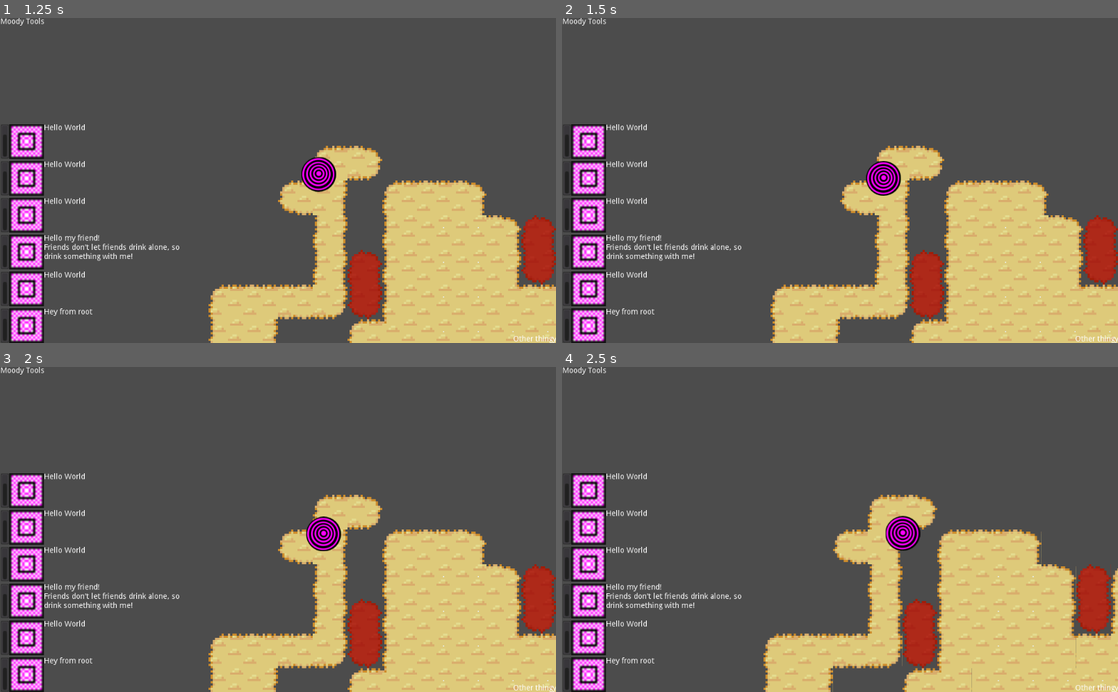
Above: before the commit, frames 1-4 (two rows, left to right).
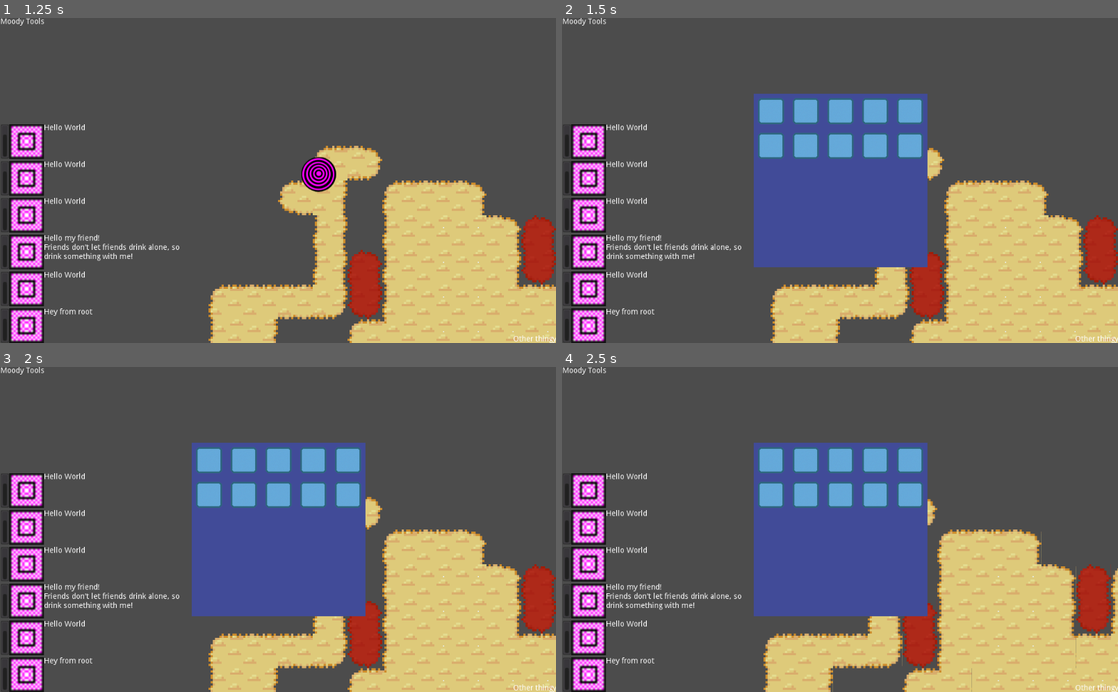
Above: after the commit, the same moments.

Repository: xFrednet/moody-tools
Game: Godot game, scene res://in_game.tscn
The game is run twice, just before and just after one commit, with the same random seed, the same clock (stepped at 60 frames per second) and the same inputs.
Inputs:
- Up to frame 1 (1.25 s): hold D (right) from 0.53 s (still down)
- Up to frame 2 (1.5 s): release D (right) at 1.28 s; hold E (open_backpack, bound only after the commit) from 1.28 s (still down)
- Up to frame 3 (2 s): keep holding E (open_backpack, bound only after the commit)
- Up to frame 4 (2.5 s): release E (open_backpack, bound only after the commit) at 2.03 s; hold D (right) from 2.03 s (still down)

Frame 1 is identical in both runs. In frame 2, 17% of the frame differs, in the area x 34-66%, y 23-77%; in frame 3, 17%; in frame 4, 17%.

Commit message:
This GUI is some other form of art

Diff:
--- a/player/equipment.gd
+++ b/player/equipment.gd
@@ -15,7 +15,8 @@
 # boots
 #
 func set_boots(boots: Boots) -> void:
-	remove_child(self.boots)
+	if (self.boots != null):
+		remove_child(self.boots)
 	self.boots = boots
 	add_child(boots)
 
@@ -26,7 +27,8 @@
 # pants
 #
 func set_pants(pants: Tool) -> void:
-	remove_child(self.boots)
+	if (self.pants != null):
+		remove_child(self.pants)
 	self.pants = pants
 	add_child(pants)
 
@@ -37,7 +39,8 @@
 # shirt
 #
 func set_shirt(shirt: Tool) -> void:
-	remove_child(self.pants)
+	if (self.shirt != null):
+		remove_child(self.shirt)
 	self.shirt = shirt
 	add_child(shirt)
 
@@ -48,7 +51,8 @@
 # helmet
 #
 func set_helmet(helmet: Tool) -> void:
-	remove_child(self.shirt)
+	if (self.helmet != null):
+		remove_child(self.helmet)
 	self.helmet = helmet
 	add_child(helmet)
 
@@ -59,9 +63,11 @@
 # backpack
 #
 func set_backpack(backpack: Backpack) -> void:
-	remove_child(self.helmet)
+	if (self.backpack != null):
+		remove_child(self.backpack)
 	self.backpack = backpack
 	add_child(backpack)
+	GameData.ingame_menu.get_node("backpack_ui").set_backpack(backpack)
 
 func get_backpack() -> Backpack:
 	return backpack
@@ -70,7 +76,8 @@
 # sword
 #
 func set_sword(sword: Tool) -> void:
-	remove_child(self.backpack)
+	if (self.sword != null):
+		remove_child(self.sword)
 	self.sword = sword
 	add_child(sword)
 
--- a/project.godot
+++ b/project.godot
@@ -80,6 +80,11 @@
 "events": [ Object(InputEventKey,"resource_local_to_scene":false,"resource_name":"","device":0,"alt":false,"shift":false,"control":false,"meta":false,"command":false,"pressed":false,"scancode":88,"unicode":0,"echo":false,"script":null)
  ]
 }
+open_backpack={
+"deadzone": 0.5,
+"events": [ Object(InputEventKey,"resource_local_to_scene":false,"resource_name":"","device":0,"alt":false,"shift":false,"control":false,"meta":false,"command":false,"pressed":false,"scancode":69,"unicode":0,"echo":false,"script":null)
+ ]
+}
 
 [layer_names]
 
--- a/tools/backpack/backpack.gd
+++ b/tools/backpack/backpack.gd
@@ -36,6 +36,12 @@
 func _display_status(text: String) -> void:
 	GameData.ingame_menu.find_node("tool_status_display").find_node("backpack").set_status(text)
 
+func get_slot_count() -> int:
+	return _slots
+
+func get_items() -> Array:
+	return _items
+
 func add_item(new_item: Item) -> void:
 	var stack = null
 
@@ -50,8 +56,7 @@
 			item.add(new_item.get_count())
 			return
 
-
-	if (_items.size() < self._slots - 1):
+	if (_items.size() < self._slots):
 		_display_status(
 				NEW_ITEM_TEXT[randi() % NEW_ITEM_TEXT.size()] +
 				"\n + " + str(new_item.get_count()) + " " + ItemInfo.get_item_name(new_item.get_id()) +
@@ -61,6 +66,9 @@
 		_drop_item(new_item)
 
 func _drop_item(item: Item) -> void:
+	if item.get_parent():
+		item.get_parent().remove_child(item)
+
 	item.set_visible(true)
 	item.set_position(get_global_transform().get_origin())
 	GameData.world.add_entity(item)
--- a/ui/ingame/ingame_ui.tscn
+++ b/ui/ingame/ingame_ui.tscn
@@ -1,7 +1,8 @@
-[gd_scene load_steps=3 format=2]
+[gd_scene load_steps=4 format=2]
 
 [ext_resource path="res://ui/ingame/ingame_ui.gd" type="Script" id=1]
 [ext_resource path="res://ui/ingame/tool_status_display.tscn" type="PackedScene" id=2]
+[ext_resource path="res://ui/ingame/inventory/backpack_ui.tscn" type="PackedScene" id=3]
 
 [node name="control" type="Control"]
 anchor_right = 1.0
@@ -75,3 +76,13 @@
 anchor_bottom = 0.0
 margin_top = 340.0
 margin_bottom = 404.0
+
+[node name="backpack_ui" parent="." instance=ExtResource( 3 )]
+anchor_left = 0.5
+anchor_top = 0.5
+anchor_right = 0.5
+anchor_bottom = 0.5
+margin_left = -160.0
+margin_top = -160.0
+margin_right = 160.0
+margin_bottom = 160.0
--- /dev/null
+++ b/ui/ingame/inventory/backpack_ui.gd
@@ -0,0 +1,48 @@
+extends Control
+
+var slot_texture = load("res://ui/ingame/inventory/item_slot.png")
+
+var backpack : Backpack = null
+
+func _ready() -> void:
+	set_visible(false)
+	pass
+
+func _process(delta: float) -> void:
+	if (Input.is_action_just_pressed("open_backpack")):
+		set_visible(!is_visible())
+		if (is_visible()):
+			gen_slots()
+
+func set_backpack(backpack: Backpack) -> void:
+	self.backpack = backpack
+
+func gen_slots() -> void:
+	for index in range($item_grid.get_child_count()):
+		$item_grid.remove_child($item_grid.get_child(0))
+
+	if (backpack == null):
+		return
+
+	var items = backpack.get_items()
+
+	for slot in range(backpack.get_slot_count()):
+		var slot_ui = TextureRect.new()
+		slot_ui.set_expand(true)
+		slot_ui.set_stretch_mode(TextureRect.STRETCH_SCALE)
+		slot_ui.set_texture(slot_texture)
+		slot_ui.set_size(Vector2(64, 64))
+		slot_ui.set_position(Vector2(64 * (slot % 5), 64 * (slot / 5)))
+		$item_grid.add_child(slot_ui)
+
+		if (slot < items.size()):
+			var item = items[slot]
+
+			if item.get_parent():
+				item.get_parent().remove_child(item)
+
+			if (item != null):
+				slot_ui.add_child(item)
+				item.set_visible(true)
+#				item.set_anchors_preset(Control.PRESET_CENTER)
+				item.set_position(Vector2(16, 16))
--- /dev/null
+++ b/ui/ingame/inventory/backpack_ui.tscn
@@ -0,0 +1,30 @@
+[gd_scene load_steps=2 format=2]
+
+[ext_resource path="res://ui/ingame/inventory/backpack_ui.gd" type="Script" id=1]
+
+[node name="backpack_ui" type="Control"]
+anchor_right = 1.0
+anchor_bottom = 1.0
+margin_right = -704.0
+margin_bottom = -280.0
+size_flags_horizontal = 0
+size_flags_vertical = 0
+script = ExtResource( 1 )
+__meta__ = {
+"_edit_use_anchors_": false
+}
+
+[node name="background" type="ColorRect" parent="."]
+anchor_right = 1.0
+anchor_bottom = 1.0
+color = Color( 0.254902, 0.294118, 0.596078, 1 )
+__meta__ = {
+"_edit_use_anchors_": false
+}
+
+[node name="item_grid" type="Control" parent="."]
+anchor_right = 1.0
+anchor_bottom = 1.0
+__meta__ = {
+"_edit_use_anchors_": false
+}
Binary file added: ui/ingame/inventory/item_slot.png
Not shown, added: ui/ingame/inventory/item_slot.png.import
